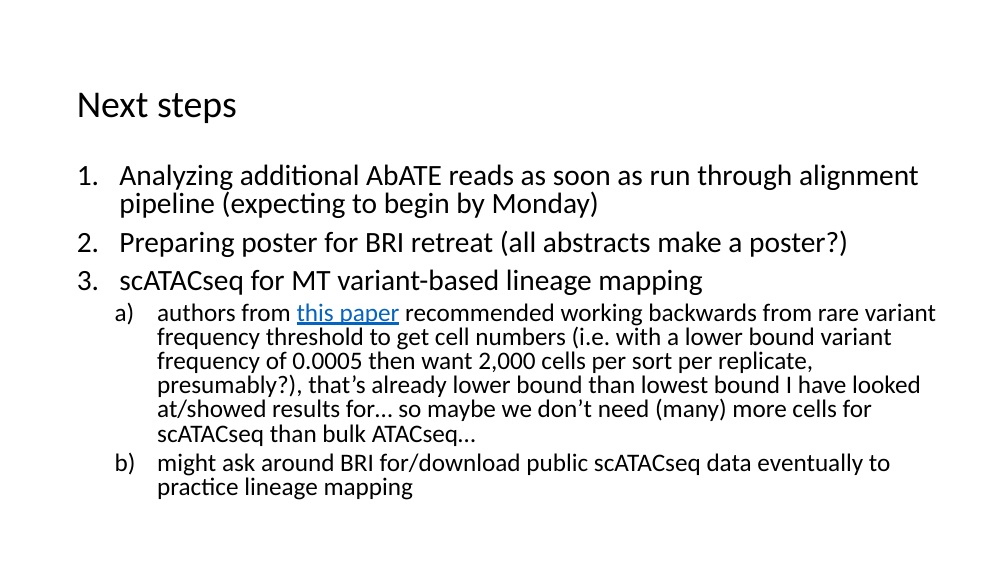
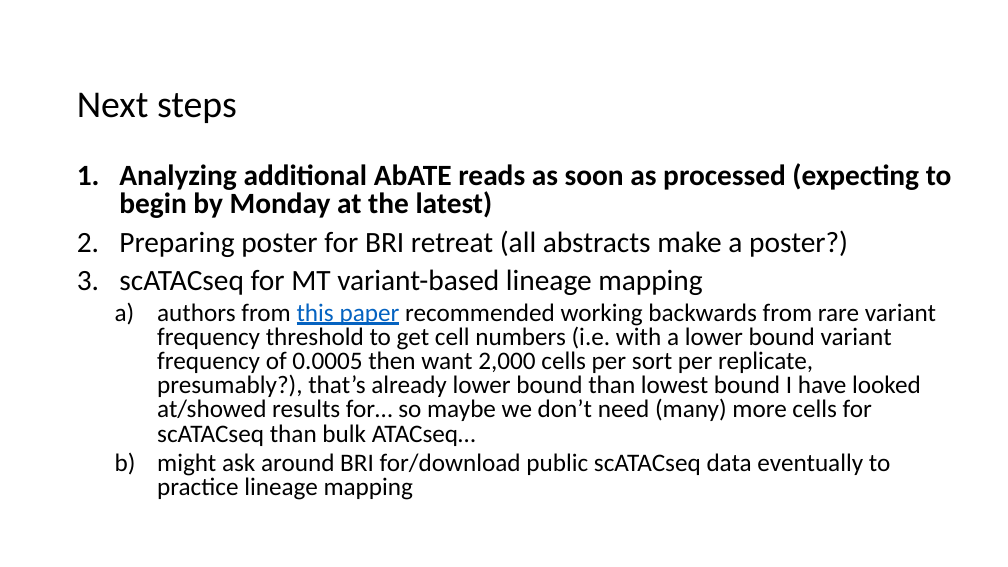
Before and after one commit to tybottorff/bottorffdocs, a slide deck: slide 9 of presentations/weekly_meetings/8_8_24.pptx (slide 10 before the commit). Drawn at 1008x567 pixels with LibreOffice and Linux fonts; fonts in the diff are those of the drawing. Boxes give left, top, right and bottom in pixels: in the first picture for what was removed or moved away, otherwise in the second. Text is boxed around its words. In the diff, an @@ line names an element or a change of style, - is before the commit and + after.

Commit message:
Update presentations

```diff
--- a/presentations/weekly_meetings/8_8_24.pptx
+++ b/presentations/weekly_meetings/8_8_24.pptx
@@ text at (119,163,952,218): text changed; bold on @@
-1. Analyzing additional AbATE reads as soon as run through alignment pipeline (expecting to begin by Monday)
+1. Analyzing additional AbATE reads as soon as processed (expecting to begin by Monday at the latest)
```
